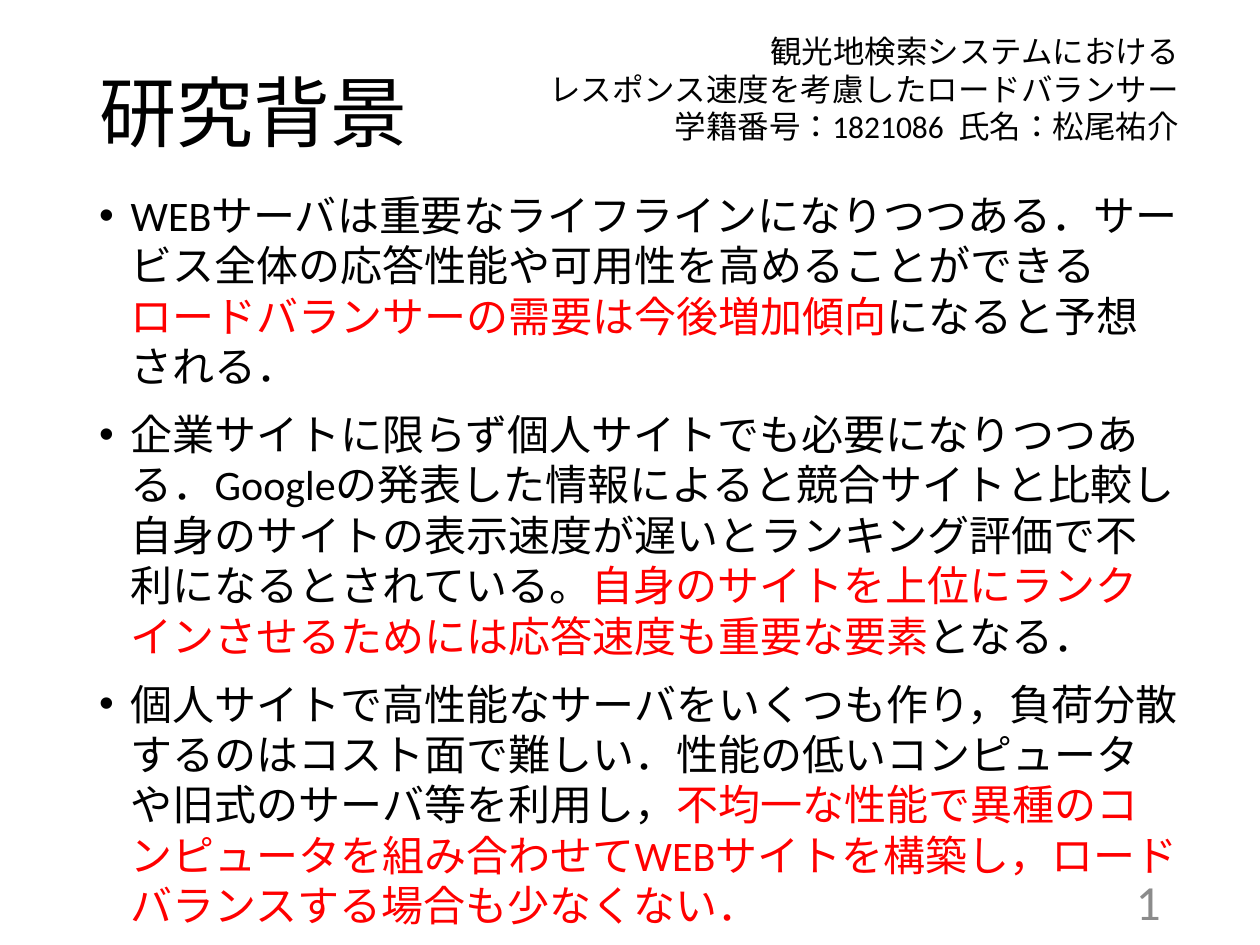
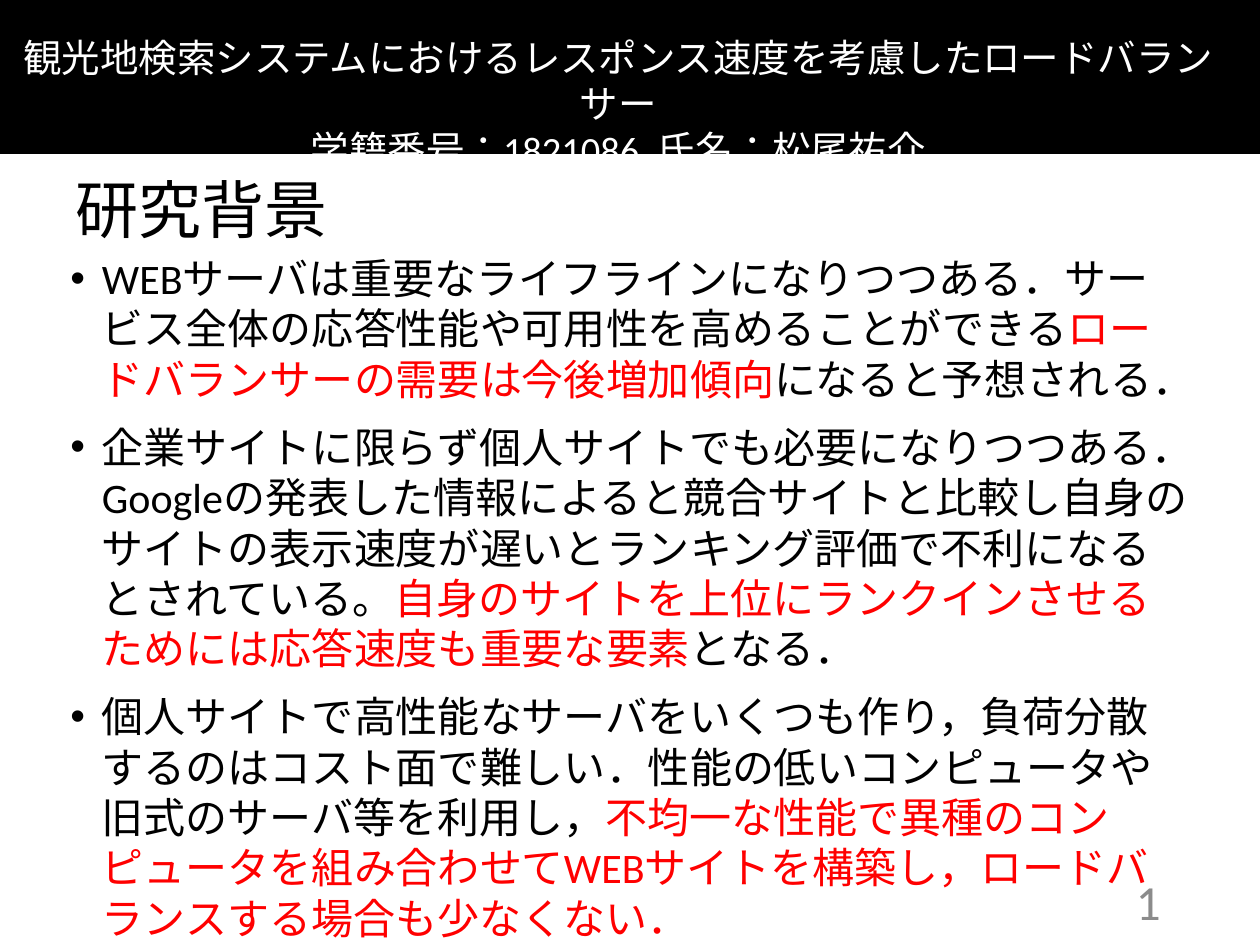
Before and after one commit to kait-takanolab/1821086_matsuo_thesis, a slide deck: slide 1 of 発表用/1821086_中間発表.pptx. Drawn at 1260x945 pixels with LibreOffice and Linux fonts; fonts in the diff are those of the drawing. Boxes give left, top, right and bottom in pixels: in the first picture for what was removed or moved away, otherwise in the second. Text is boxed around its words. In the diff, an @@ line names an element or a change of style, - is before the commit and + after.

```diff
--- a/発表用/1821086_中間発表.pptx
+++ b/発表用/1821086_中間発表.pptx
@@ text "観光地検索システムにおけるレスポンス速度を考慮したロードバランサー": place and size @@
-text "観光地検索システムにおけるレスポンス速度を考慮したロードバランサー" at (549,36,1179,141)
+text "観光地検索システムにおけるレスポンス速度を考慮したロードバランサー" at (24,39,1213,154)
@@ rectangle added at (0,0,1260,152), fill #000000, outline #000000 1 pt @@
@@ text at (24,39,1213,120): text changed; size 18 to 22 pt; text colour #000000 to #FFFFFF @@
-観光地検索システムにおける
-レスポンス速度を考慮したロードバランサー
+観光地検索システムにおけるレスポンス速度を考慮したロードバランサー
@@ title "研究背景": place and size @@
-title "研究背景" at (99,76,407,148)
+title "研究背景" at (76,180,328,238)
@@ title "研究背景" at (76,180,328,238): size 44 to 36 pt @@
@@ text at (311,125,926,154): size 18 to 22 pt, text colour #000000 to #FFFFFF in "学籍番号：1821086 氏名：松尾祐介"; alignment right to centre @@
@@ text "WEBサーバは重要なライフラインになりつつある．サービス全体の応答性能や可用性を高めることができるロードバランサーの需要 ..." rewrapped from (131,196,1178,925) to (102,260,1194,938) @@
```
Also in this commit, not shown: 1 slide added.
